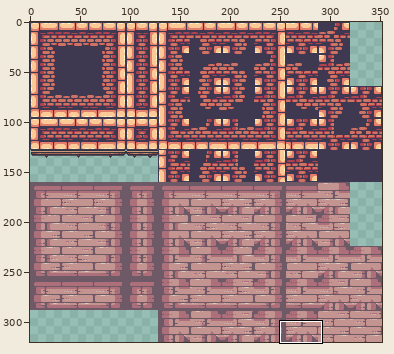
Edited in one commit: sprite sheet (Assets/Sprites/Medieval/king_tileset.png). The first picture is a wide view before the edit; the outline marks the close-up.
Close-up. Before the edit:
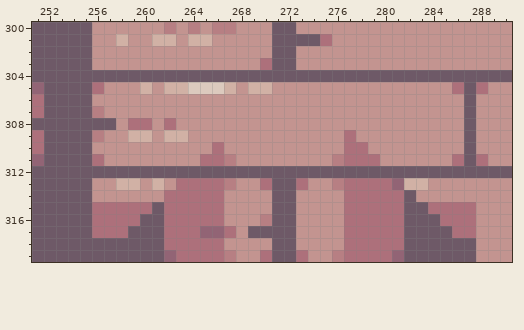
The file is 352x320 pixels. Colours within 5 levels of each other are drawn and written as one. Shown: x 251..290, y 300..319. The commit also changed other parts of the picture, which this record leaves out.
The result:
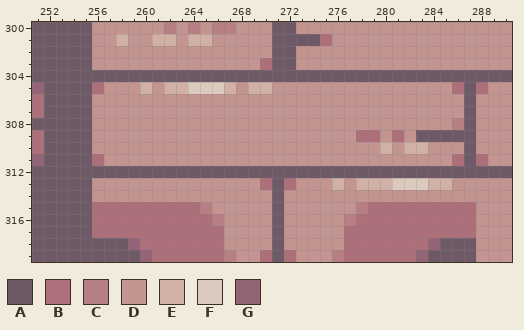
Palette (. is transparent): A #6e5967  B #ad707b  C #b77f83  D #c39490  E #d1b1a5  F #dccabe  G #926475
Diff:
Colour D gives way to colour A in row 309 at x 283 to 286.
Colour A gives way to colour B in row 313 at x 272; in row 315 at x 261 and 282 to 283; in row 316 at x 260 to 261 and 282 to 284; in row 317 at x 259 to 261 and 282 to 285; in row 318 at x 260 to 261 and 282 to 283; in row 319 at x 261, 272 and 282.
Colour D gives way to colour B in row 309 at x 278 to 279 and 281.
Colour G gives way to colour B in row 317 at x 265 to 266; in row 319 at x 262 and 281.
Colour B gives way to colour C in row 315 at x 265 and 278; in row 316 at x 266 and 277.
Colour D gives way to colour C in row 308 at x 286.
Colour A gives way to colour D in row 308 at x 256 to 257; in row 314 at x 272 and 282; in rows 315 to 316 at x 272; in row 317 at x 269 to 270 and 272; in row 318 at x 272.
Colour B gives way to colour D in row 308 at x 259 to 260 and 262; in row 309 at x 277; in row 310 at x 266 and 277 to 278; in row 311 at x 265 to 266 and 277 to 279; in row 313 at x 263 to 266, 273 and 277; in row 314 at x 262 to 266 and 277 to 281.
Colour B gives way to colour D in row 315 at x 266 and 277; in row 317 at x 267; in row 319 at x 273.
Colour C gives way to colour D in row 307 at x 256; in row 309 at x 256; in row 311 at x 267 and 276; in row 313 at x 267; in row 316 at x 270.
Colour E gives way to colour D in row 309 at x 259 to 260 and 262 to 263; in row 313 at x 258 to 259 and 261.
Colour B gives way to colour E in row 313 at x 278 to 280.
Colour C gives way to colour E in row 313 at x 276.
Colour D gives way to colour E in row 310 at x 280 and 282 to 283; in row 313 at x 284 to 285.
Colour E gives way to colour F in row 313 at x 282 to 283.
Colour G gives way to colour F in row 313 at x 281.
Colour A gives way to colour G in row 318 at x 259 and 284; in row 319 at x 260 and 283.
Changed places in both close-ups, as pixel boxes (x1, y1, x2, y2):
changed: (92, 106, 464, 262)
